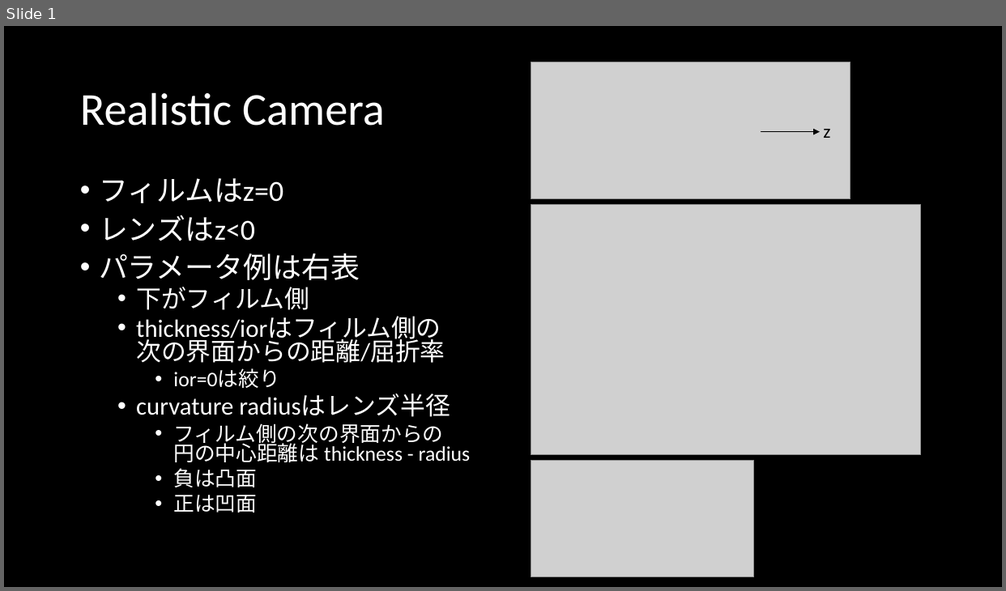
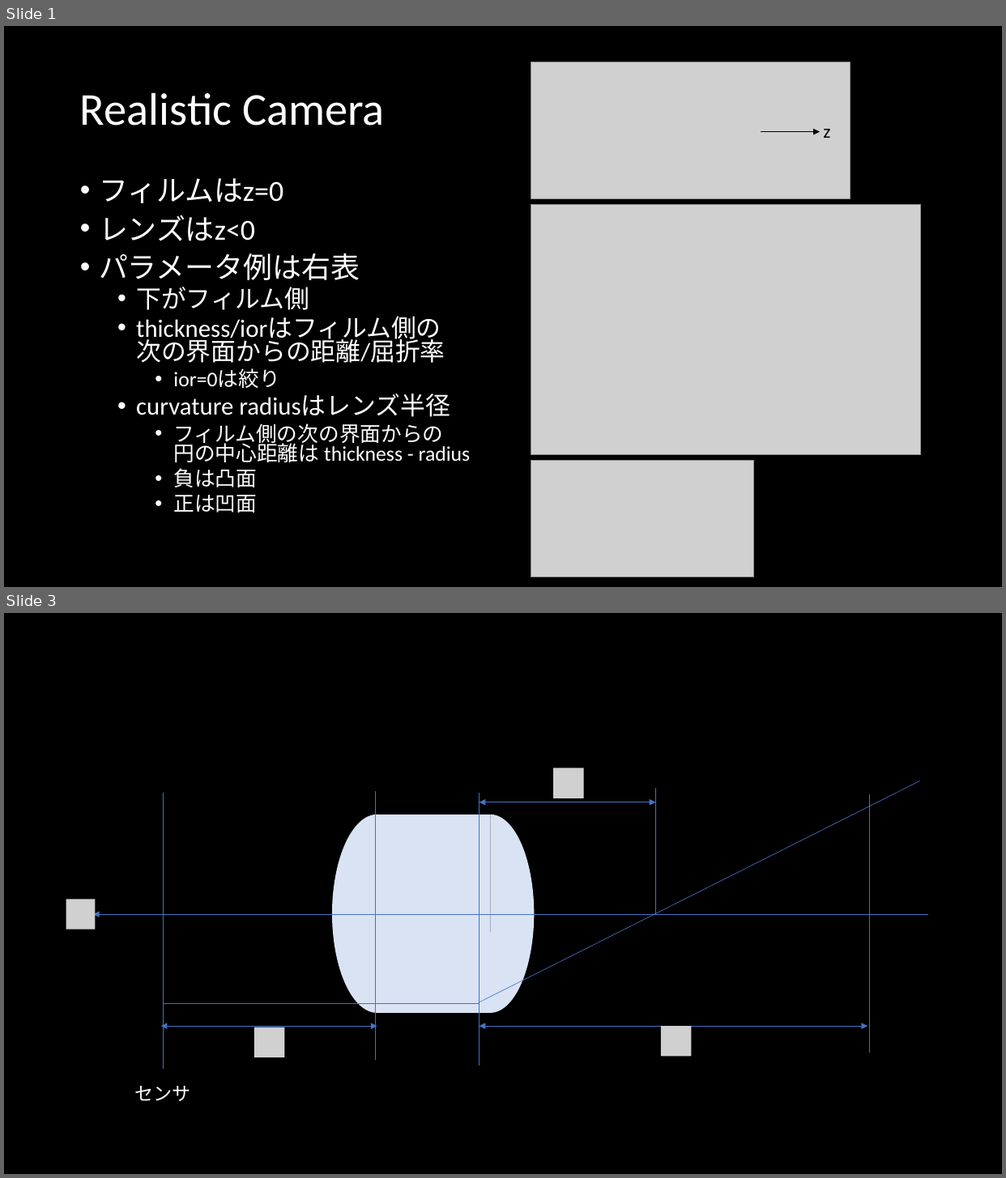
Before and after one commit to s141044/private, a slide deck: memo/Realistic Camera.pptx. Shown one above the other, each under a label of ours: slide 1 before the commit, slides 1 and 3 after it; the slides between them are not shown. The pictures are 1006x591 and 1006x1178 pixels, drawn with LibreOffice and Linux fonts; fonts in the diff are those of the drawing; grey boxes stand for pictures. Boxes give left, top, right and bottom in pixels: in the first picture for what was removed or moved away, otherwise in the second. Text is boxed around its words. In the diff, an @@ line names an element or a change of style, - is before the commit and + after.

```diff
--- a/memo/Realistic Camera.pptx
+++ b/memo/Realistic Camera.pptx
@@ slide 3 added at [4,613,1002,1174], background #000000 @@
@@ group added at [66,768,928,1101]: 7 lines, 4 pictures, 3 double arrows, 2 pie slice (boxed as its full ellipse)s, 1 rectangle, 1 arrow, 1 text @@
+センサ
```
Also in this commit, not shown: 2 slides changed, 7 other slides added, 9 other files.
